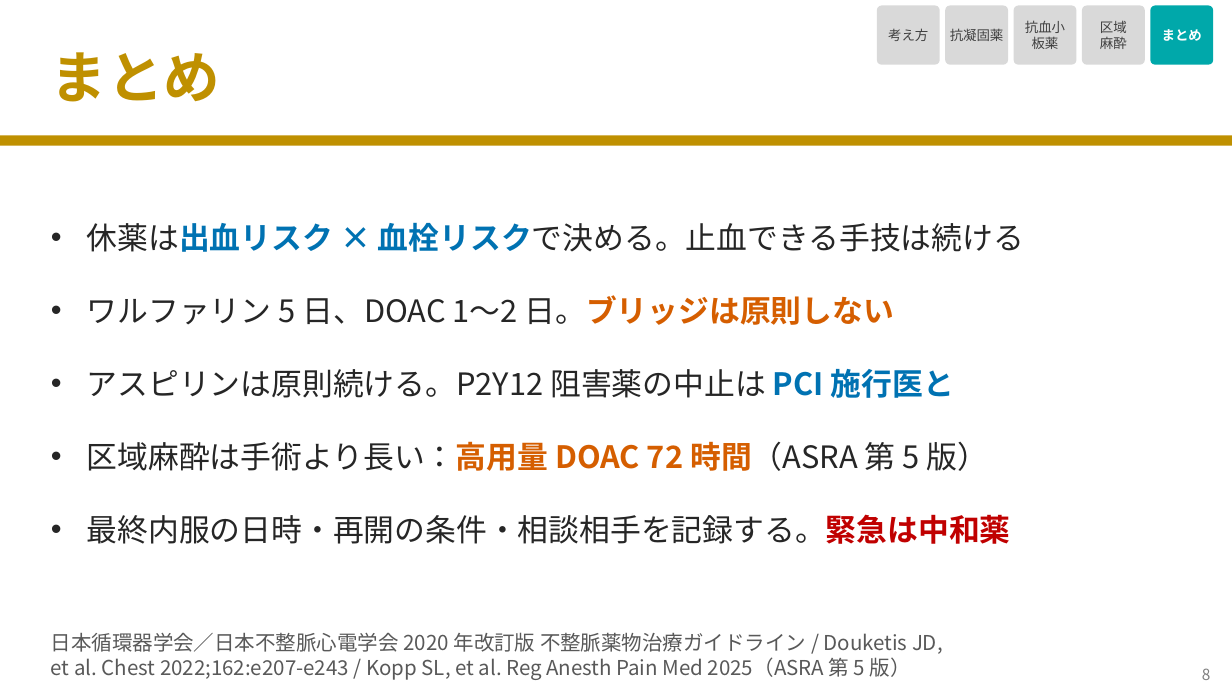
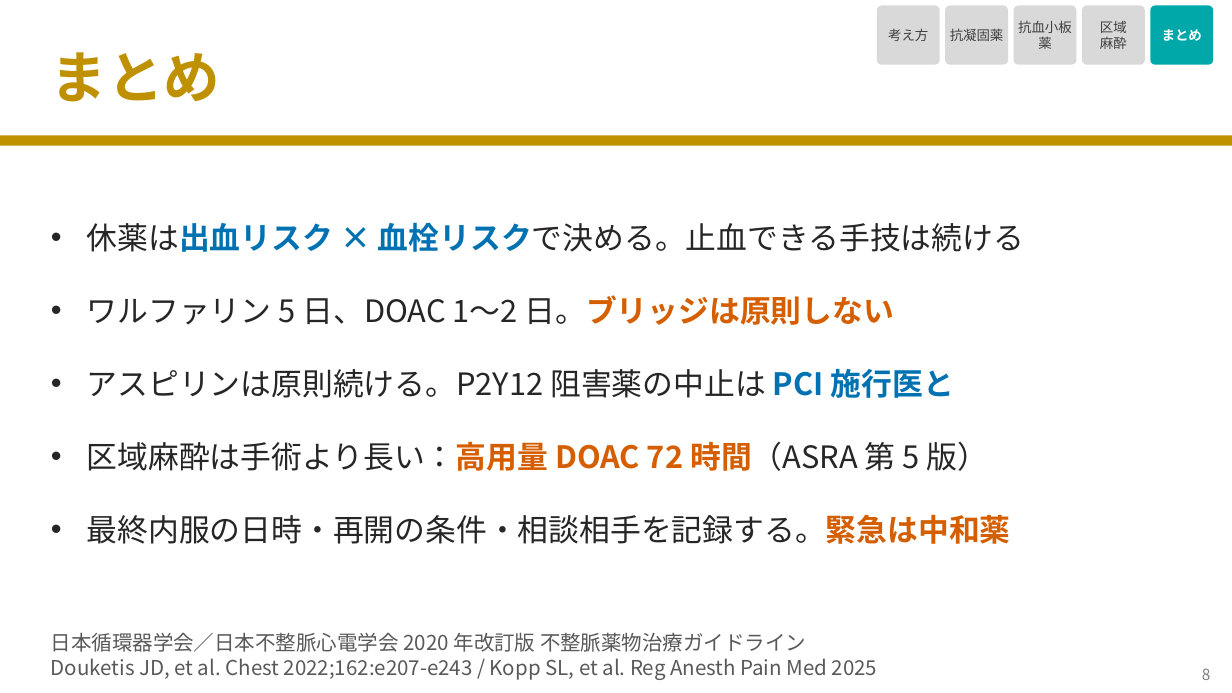
Before and after one commit to nobumitsu-3141/Anes-lecture, a slide deck: slide 9 of slides/4-12_antithrombotic_drugs/4-12_antithrombotic_drugs.pptx. Drawn at 1232x693 pixels with LibreOffice and Linux fonts; fonts in the diff are those of the drawing. Boxes give left, top, right and bottom in pixels: in the first picture for what was removed or moved away, otherwise in the second. Text is boxed around its words. In the diff, an @@ line names an element or a change of style, - is before the commit and + after.

```diff
--- a/slides/4-12_antithrombotic_drugs/4-12_antithrombotic_drugs.pptx
+++ b/slides/4-12_antithrombotic_drugs/4-12_antithrombotic_drugs.pptx
@@ text in rounded rectangle at [1018,20,1072,49]: spaces changed @@
-抗血小
-板薬
+抗血小板
+薬
@@ text at [87,514,1011,544]: text colour #C00000 to #D55E00 in "最終内服の日時・再開の条件・相談相手を記録する。緊急は中和薬" @@
@@ text at [51,632,877,680]: text changed @@
-日本循環器学会／日本不整脈心電学会 2020 年改訂版 不整脈薬物治療ガイドライン / Douketis JD,
-et al. Chest 2022;162:e207-e243 / Kopp SL, et al. Reg Anesth Pain Med 2025（ASRA 第 5 版）
+日本循環器学会／日本不整脈心電学会 2020 年改訂版 不整脈薬物治療ガイドライン
+Douketis JD, et al. Chest 2022;162:e207-e243 / Kopp SL, et al. Reg Anesth Pain Med 2025
```
Also in this commit, not shown: 7 other slides changed, 3 other files.
